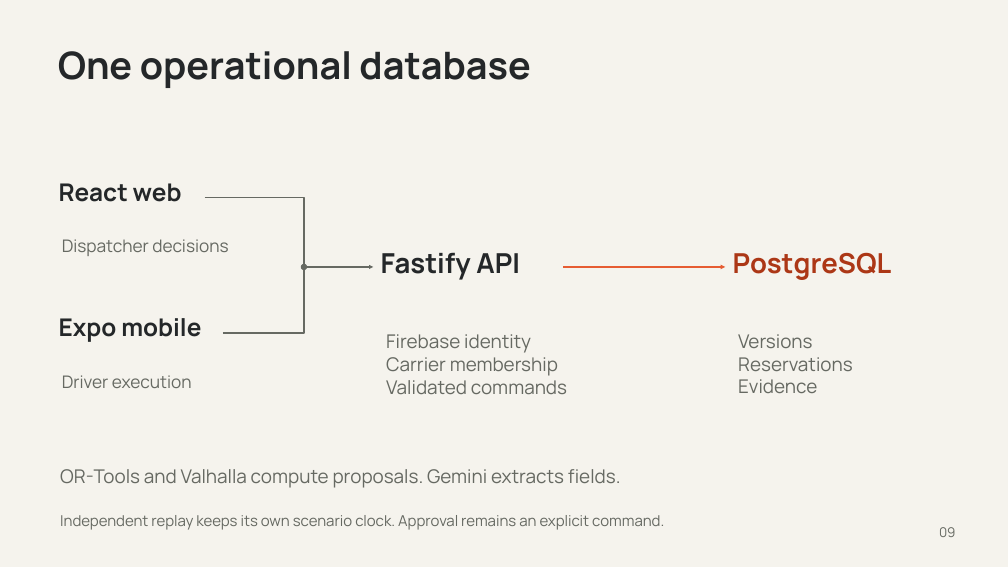
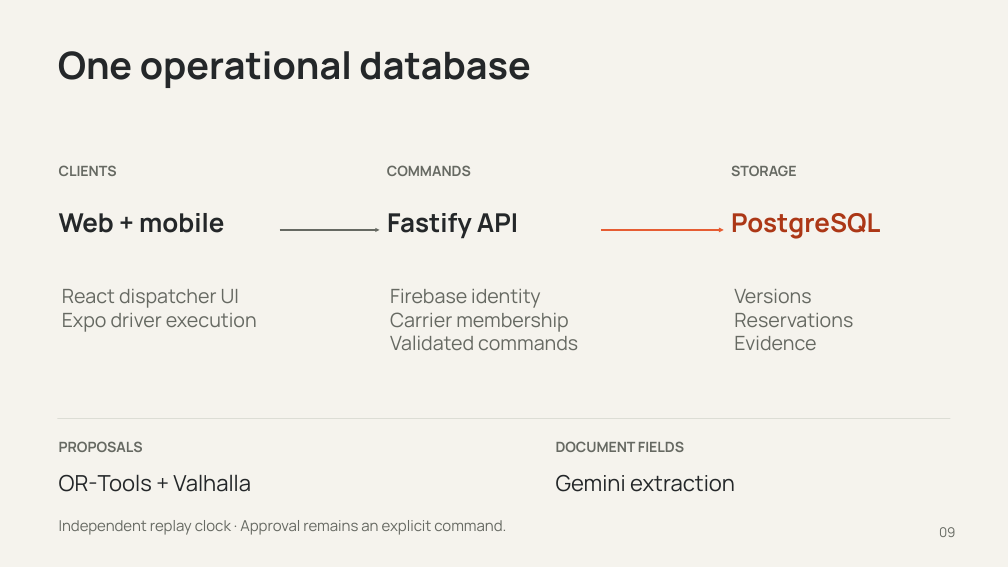
Before and after one commit to Zen-cronic/rhode, a slide deck: slide 9 of apps/web/public/demo/roadstar-pitch.pptx. Drawn at 1008x567 pixels with LibreOffice and Linux fonts; fonts in the diff are those of the drawing. Boxes give left, top, right and bottom in pixels: in the first picture for what was removed or moved away, otherwise in the second. Text is boxed around its words. In the diff, an @@ line names an element or a change of style, - is before the commit and + after.

```diff
--- a/apps/web/public/demo/roadstar-pitch.pptx
+++ b/apps/web/public/demo/roadstar-pitch.pptx
@@ text added at (x1=59, y1=165, x2=117, y2=176), 13.5 pt, text #666962, bold @@
+CLIENTS
@@ text added at (x1=387, y1=165, x2=471, y2=176), 13.5 pt, text #666962, bold @@
+COMMANDS
@@ text added at (x1=731, y1=165, x2=796, y2=176), 13.5 pt, text #666962, bold @@
+STORAGE
@@ elbow line removed from (205, 197) to (304, 264) @@
@@ text "Fastify API" at (x1=387, y1=213, x2=518, y2=239): size 26.2 to 24.8 pt @@
@@ text "Fastify API" moved from (x1=381, y1=252, x2=520, y2=280) to (x1=387, y1=213, x2=518, y2=239) @@
@@ text "PostgreSQL" moved from (x1=733, y1=252, x2=892, y2=280) to (x1=731, y1=213, x2=880, y2=239) @@
@@ text "PostgreSQL" at (x1=731, y1=213, x2=880, y2=239): size 26.2 to 24.8 pt @@
@@ text at (x1=59, y1=213, x2=224, y2=233): text changed; size 23.2 to 24.8 pt @@
-React web
+Web + mobile
@@ text removed at (x1=62, y1=239, x2=228, y2=256) @@
-Dispatcher decisions
@@ arrow moved from (307, 267) - (374, 267) to (280, 230) - (380, 230) @@
@@ arrow moved from (563, 267) - (725, 267) to (601, 230) - (724, 230) @@
@@ ellipse removed at (x1=301, y1=264, x2=307, y2=270) @@
@@ text at (x1=62, y1=289, x2=257, y2=332): text changed; size 16.5 to 18.8 pt @@
-Driver execution
+React dispatcher UI
+Expo driver execution
@@ elbow line removed from (223, 333) to (304, 270) @@
@@ text "Firebase identity" at (x1=390, y1=289, x2=578, y2=350): size 18 to 18.8 pt @@
@@ text "Firebase identity" moved from (x1=386, y1=334, x2=567, y2=394) to (x1=390, y1=289, x2=578, y2=350) @@
@@ text "Versions" moved from (x1=738, y1=334, x2=853, y2=393) to (x1=734, y1=289, x2=853, y2=350) @@
@@ text "Versions" at (x1=734, y1=289, x2=853, y2=350): size 18 to 18.8 pt @@
@@ text removed at (x1=59, y1=318, x2=201, y2=342) @@
-Expo mobile
@@ rectangle added at (x1=57, y1=418, x2=951, y2=419), fill #DCDDD5 @@
@@ text added at (x1=59, y1=441, x2=143, y2=452), 13.5 pt, text #666962, bold @@
+PROPOSALS
@@ text added at (x1=556, y1=441, x2=684, y2=452), 13.5 pt, text #666962, bold @@
+DOCUMENT FIELDS
@@ text at (x1=59, y1=474, x2=251, y2=492): text changed; size 18 to 21 pt; text colour #666962 to #242729 @@
-OR-Tools and Valhalla compute proposals. Gemini extracts fields.
+OR-Tools + Valhalla
@@ text added at (x1=556, y1=475, x2=735, y2=492), 21 pt, text #242729 @@
+Gemini extraction
@@ text at (x1=59, y1=520, x2=506, y2=535): text changed @@
-Independent replay keeps its own scenario clock. Approval remains an explicit command.
+Independent replay clock · Approval remains an explicit command.
```
Also in this commit, not shown: 1 other slide changed, 39 other files.
